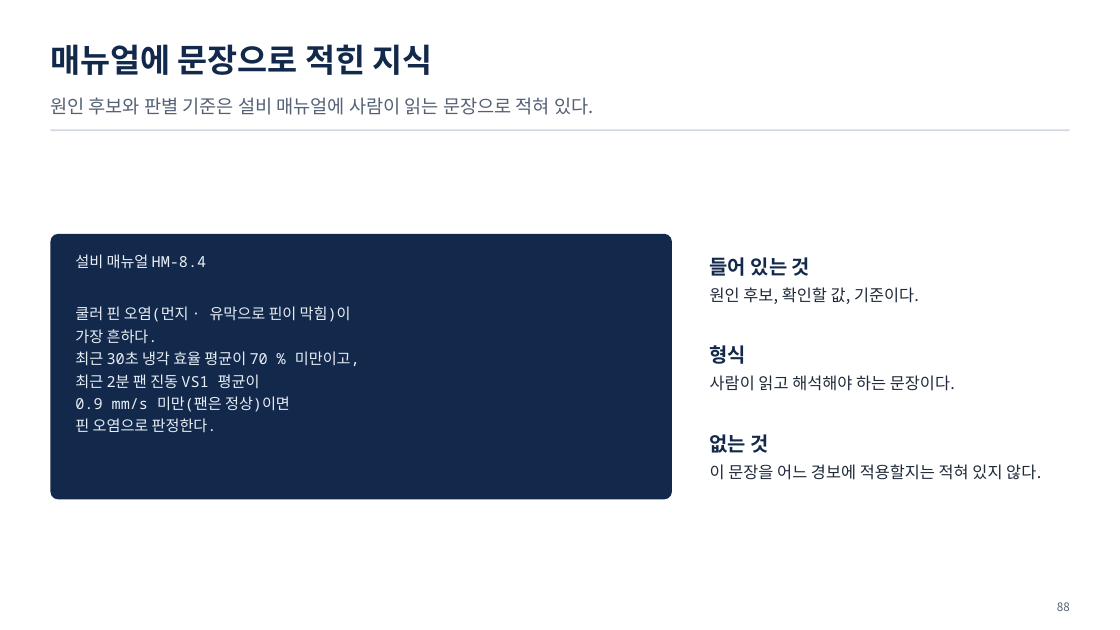
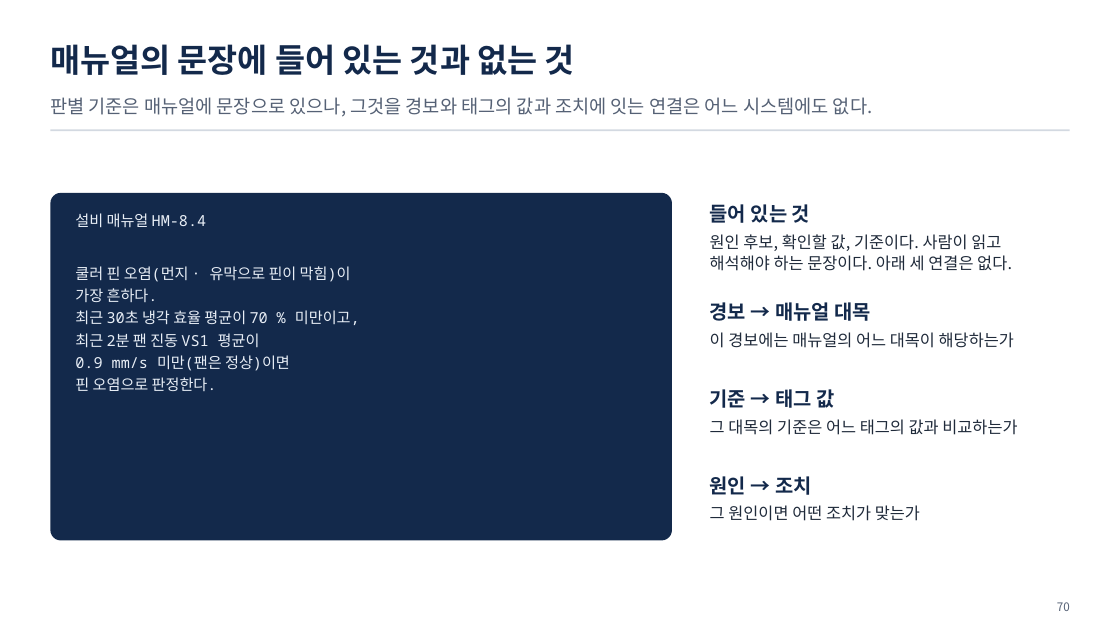
Before and after one commit to uengine-oss/hyd-iot-edu, a slide deck: slide 70 of docs/교재/통합반/01일차/통합반_01일차.pptx (slide 88 before the commit). Drawn at 1120x630 pixels with LibreOffice and Linux fonts; fonts in the diff are those of the drawing. Boxes give left, top, right and bottom in pixels: in the first picture for what was removed or moved away, otherwise in the second. Text is boxed around its words. In the diff, an @@ line names an element or a change of style, - is before the commit and + after.

```diff
--- a/docs/교재/통합반/01일차/통합반_01일차.pptx
+++ b/docs/교재/통합반/01일차/통합반_01일차.pptx
@@ text at box(50, 44, 575, 75): text changed @@
-매뉴얼에 문장으로 적힌 지식
+매뉴얼의 문장에 들어 있는 것과 없는 것
@@ text at box(50, 97, 873, 117): text changed @@
-원인 후보와 판별 기준은 설비 매뉴얼에 사람이 읽는 문장으로 적혀 있다.
+판별 기준은 매뉴얼에 문장으로 있으나, 그것을 경보와 태그의 값과 조치에 잇는 연결은 어느 시스템에도 없다.
@@ rounded rectangle: place and size @@
-rounded rectangle at box(50, 234, 672, 499)
+rounded rectangle at box(50, 193, 672, 541)
@@ text "설비 매뉴얼 HM-8.4": place and size @@
-text "설비 매뉴얼 HM-8.4" at box(75, 254, 360, 432)
+text "설비 매뉴얼 HM-8.4" at box(75, 213, 360, 391)
@@ text "들어 있는 것": place and size @@
-text "들어 있는 것" at box(710, 257, 919, 304)
+text "들어 있는 것" at box(710, 204, 1012, 271)
@@ text at box(710, 234, 1012, 271): text changed @@
-원인 후보, 확인할 값, 기준이다.
+원인 후보, 확인할 값, 기준이다. 사람이 읽고 해석해야 하는 문장이다. 아래 세 연결은 없다.
@@ text at box(710, 302, 1014, 348): text changed @@
-형식
-사람이 읽고 해석해야 하는 문장이다.
+경보 → 매뉴얼 대목
+이 경보에는 매뉴얼의 어느 대목이 해당하는가
@@ text at box(710, 389, 1017, 435): text changed @@
-없는 것
-이 문장을 어느 경보에 적용할지는 적혀 있지 않다.
+기준 → 태그 값
+그 대목의 기준은 어느 태그의 값과 비교하는가
@@ text added at box(710, 476, 920, 521), 14 pt, text #1F2A3A @@
+원인 → 조치
+그 원인이면 어떤 조치가 맞는가
@@ text at box(1057, 602, 1070, 611): text changed @@
-88
+70
```
Also in this commit, not shown: 74 other slides changed, 27 slides removed, 12 other files.
